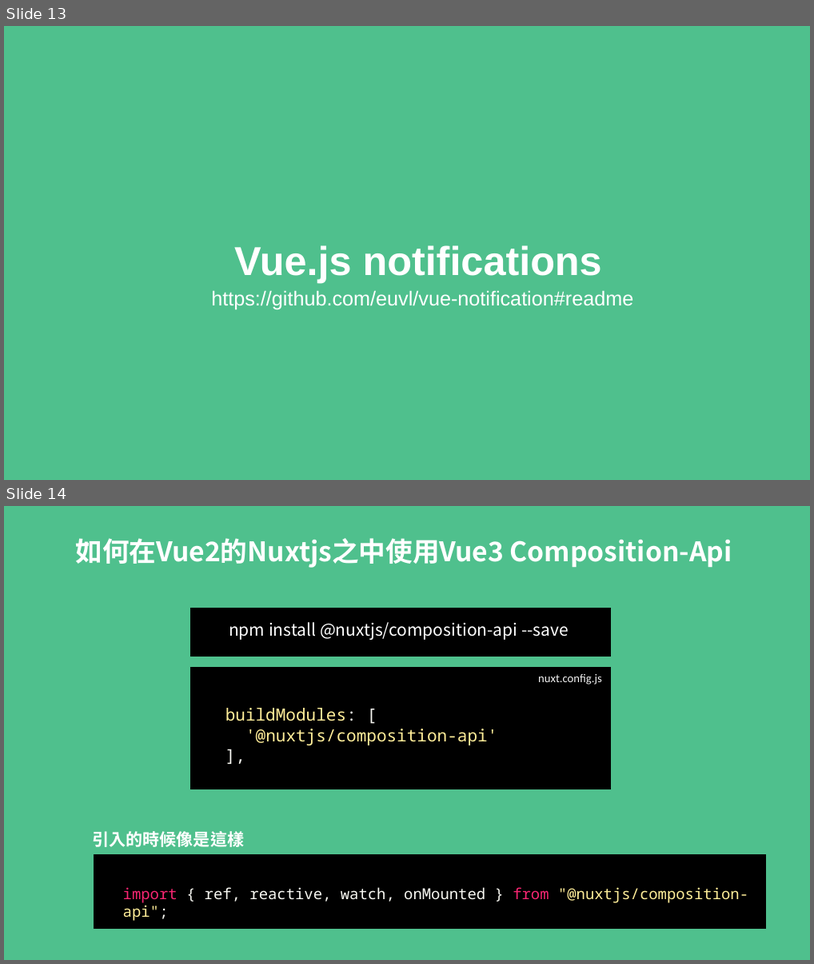
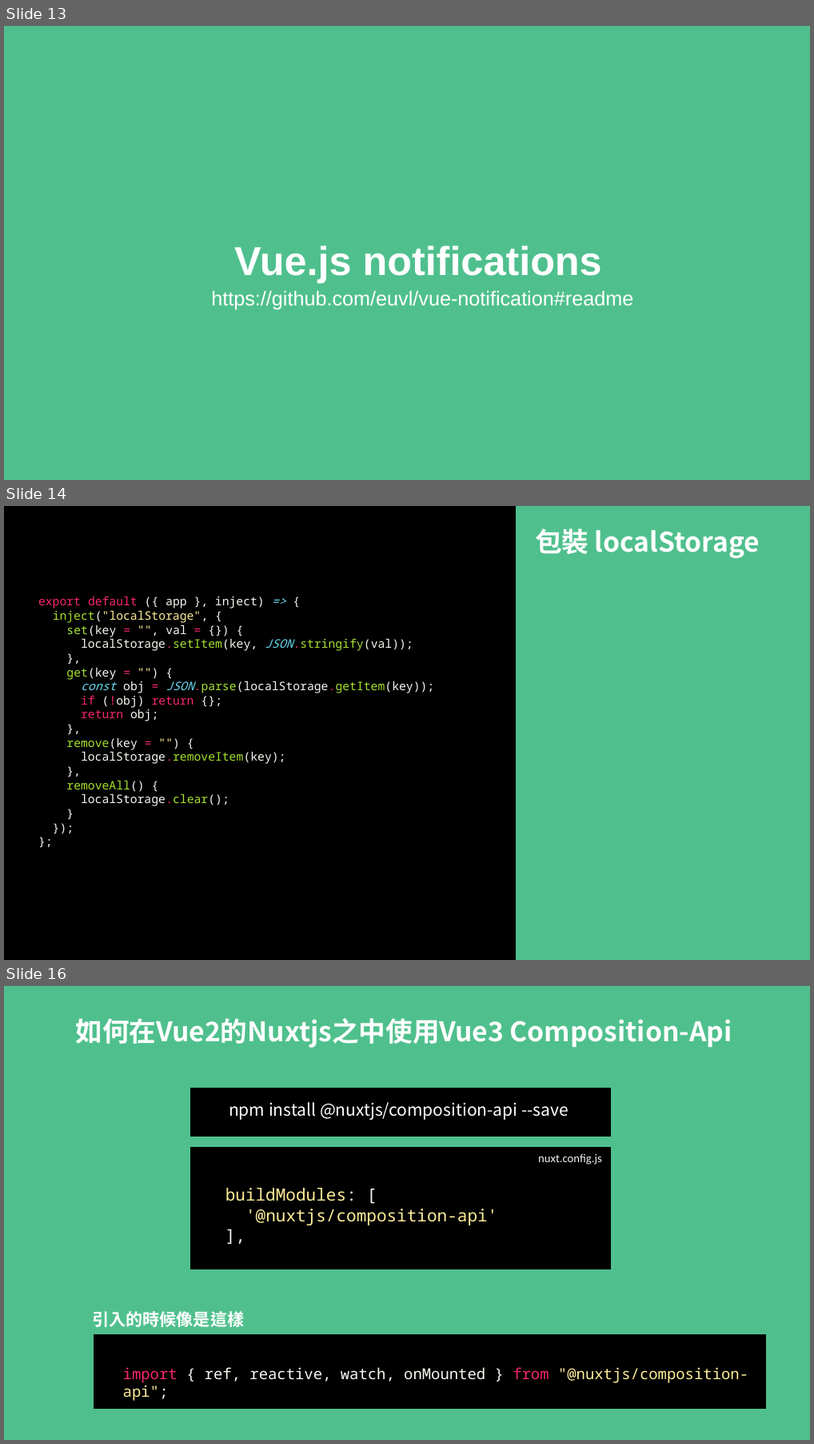
Before and after one commit to MikeOnlineCourse/Vue3_Course_Nuxt_Example, a slide deck: nuxt.pptx. Shown one above the other, each under a label of ours: slides 13 and 14 before the commit, slides 13, 14 and 16 after it; the slides between them are not shown. The pictures are 814x964 and 814x1444 pixels, drawn with LibreOffice and Linux fonts; fonts in the diff are those of the drawing. Boxes give left, top, right and bottom in pixels: in the first picture for what was removed or moved away, otherwise in the second. Text is boxed around its words. In the diff, an @@ line names an element or a change of style, - is before the commit and + after.

```diff
--- a/nuxt.pptx
+++ b/nuxt.pptx
@@ slide 14 added at [4,506,810,960], background #4FC08D @@
@@ rectangle added at [4,506,516,960], fill #000000, outline #000000 1 pt @@
@@ text added at [535,528,760,558], 32 pt, text #FFFFFF, bold @@
+包裝 localStorage
@@ text added at [38,596,435,806], 14 pt, text #F8F8F2 @@
+export default ({ app }, inject) => {
+inject("localStorage", {
+set(key = "", val = {}) {
+localStorage.setItem(key, JSON.stringify(val));
+},
+get(key = "") {
+const obj = JSON.parse(localStorage.getItem(key));
+if (!obj) return {};
+return obj;
+},
+remove(key = "") {
+localStorage.removeItem(key);
+},
+removeAll() {
+localStorage.clear();
+}
+});
+};
@@ what was slide 14 is now slide 16 @@
```
Also in this commit, not shown: 1 other slide added, 27 other files.
